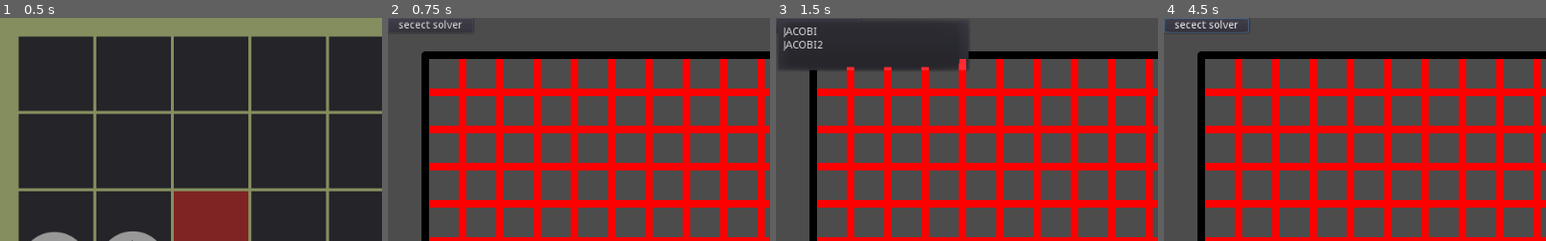
Above: before the commit, frames 1-4 (left to right).
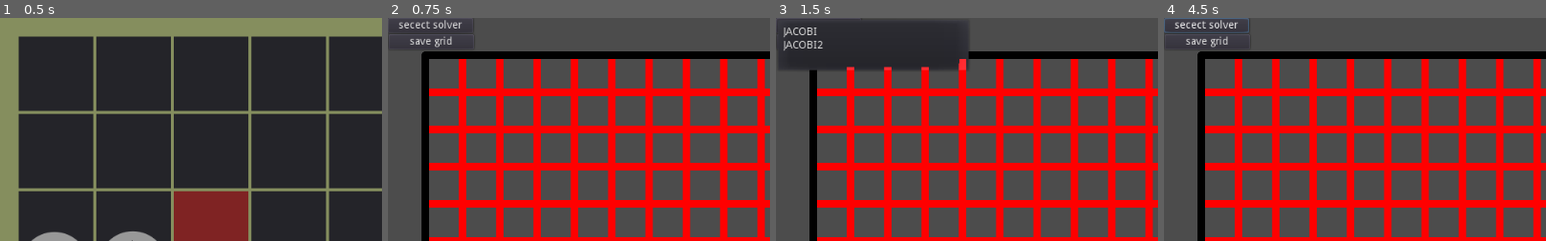
Above: after the commit, the same moments.

Repository: Lap-Luck/Fluid-Velocity-Solver-Demo
Game: Godot game, scene res://res/Main.tscn
The game is run twice, just before and just after one commit, with the same random seed, the same clock (stepped at 60 frames per second) and the same inputs. The engine's default icon, where the game draws it, is replaced by a stand-in: a white triangle on a blue panel in a dark square.
Inputs (mouse positions are % of the whole screen's width and height, from its top left):
- Up to frame 1 (0.5 s): no input
- Up to frame 2 (0.75 s): click "show_sim" at 0.5 s
- Up to frame 3 (1.5 s): click "secect solver" at 1.25 s
- Up to frame 4 (4.5 s): click (6, 5) at 2 s, where only the run after the commit has a clickable "save grid"; click "secect solver" at 2.75 s; click "secect solver" at 3.5 s; tap Enter at 4.25 s; move the mouse to (72, 45) at 4.27 s; click (72, 45) at 4.42 s
The pictures show only the part of the screen within x 0-50%, y 0-50%; the shares and areas given below are measured in that part.

Frame 1 is identical in both runs. In frame 2, 0.3% of the frame differs, in the area x 1-22%, y 8-14%; in frame 3, less than 0.1%; in frame 4, 0.3%.

Commit message:
Add files via upload
Saveing values in fill demo to text file(save.vtk)

Diff:
--- a/res/grow_demo/Fluid_add.gd
+++ b/res/grow_demo/Fluid_add.gd
@@ -332,3 +332,30 @@
 			if event.pressed:
 				var pos=get_viewport().get_mouse_position()
 				click(pos)
+
+
+
+
+func _on_SaveButton_pressed():
+	var file="""# vtk DataFile Version 5.1
+vtk output
+ASCII
+DATASET STRUCTURED_POINTS
+DIMENSIONS 20 20 1
+SPACING 0.1 0.1 0.1
+ORIGIN -0.5 -0.5 0
+POINT_DATA 400
+SCALARS my_value float
+LOOKUP_TABLE default
+"""
+	for y in range(1,20+1):
+		for x in range(1,20+1):
+			file+=String(tab[x][y].fill_value)+" "
+			#print(tab[x][y].fill_value)
+		file+="\n"
+	print(file)
+	var f=File.new()
+	f.open("res://save.vtk",File.WRITE)
+	f.store_string(file)
+	f.close()
+	$FileSAvedDialog.popup()
--- a/res/grow_demo/Fluid_add.tscn
+++ b/res/grow_demo/Fluid_add.tscn
@@ -52,5 +52,27 @@
 "_edit_use_anchors_": false
 }
 
+[node name="SaveButton" type="Button" parent="."]
+margin_left = 1.0
+margin_top = 22.0
+margin_right = 115.0
+margin_bottom = 42.0
+text = "save grid"
+__meta__ = {
+"_edit_use_anchors_": false
+}
+
+[node name="FileSAvedDialog" type="AcceptDialog" parent="."]
+visible = true
+margin_left = 442.0
+margin_top = 241.0
+margin_right = 525.0
+margin_bottom = 299.0
+dialog_text = "File Saved"
+__meta__ = {
+"_edit_use_anchors_": false
+}
+
 [connection signal="pressed" from="Button" to="PopupMenu2" method="_on_Button_pressed"]
 [connection signal="id_pressed" from="PopupMenu2" to="PopupMenu2" method="_on_PopupMenu2_id_pressed"]
+[connection signal="pressed" from="SaveButton" to="." method="_on_SaveButton_pressed"]
Not shown, added: save.vtk
